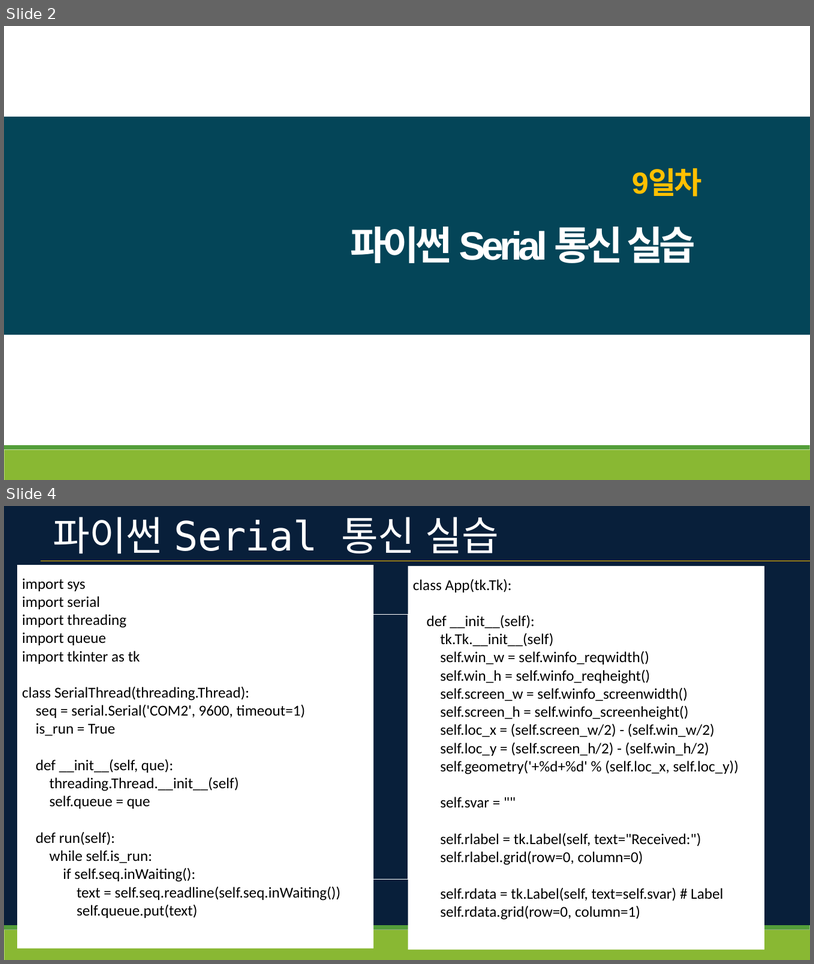
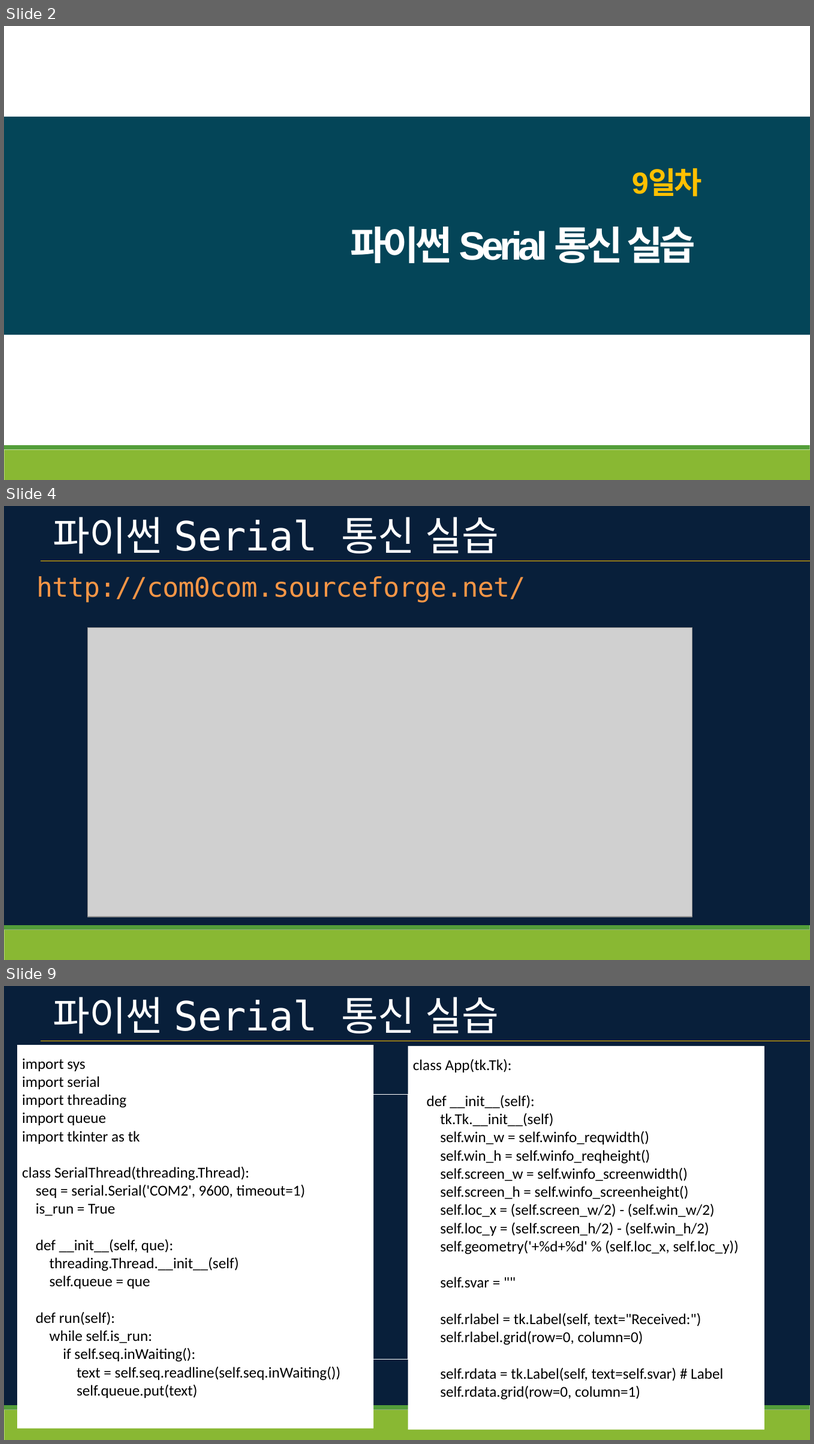
Before and after one commit to bmj815/PythonClass, a slide deck: 파이썬 Serial 통신 실습.pptx. Shown one above the other, each under a label of ours: slides 2 and 4 before the commit, slides 2, 4 and 9 after it; the slides between them are not shown. The pictures are 814x964 and 814x1444 pixels, drawn with LibreOffice and Linux fonts; fonts in the diff are those of the drawing; grey boxes stand for pictures; background and template pictures are left out. Boxes give left, top, right and bottom in pixels: in the first picture for what was removed or moved away, otherwise in the second. Text is boxed around its words. In the diff, an @@ line names an element or a change of style, - is before the commit and + after.

```diff
--- a/파이썬 Serial 통신 실습.pptx
+++ b/파이썬 Serial 통신 실습.pptx
@@ slide 4 added at (4, 506, 810, 960), background #FFFFFF; not listed: 4 template elements that a slide beside it also shows @@
@@ title added at (53, 517, 500, 554), 48 pt, text #FFFFFF @@
+파이썬 Serial 통신 실습
@@ text added at (36, 576, 525, 603), 32 pt, text #F79646 @@
+http://com0com.sourceforge.net/
@@ freeform shape added at (40, 561, 810, 561), outline #FFC000 0.48 pt @@
@@ picture added at (87, 628, 692, 917) @@
@@ what was slide 4 is now slide 9 @@
```
Also in this commit, not shown: 1 slide changed, 4 other slides added.
